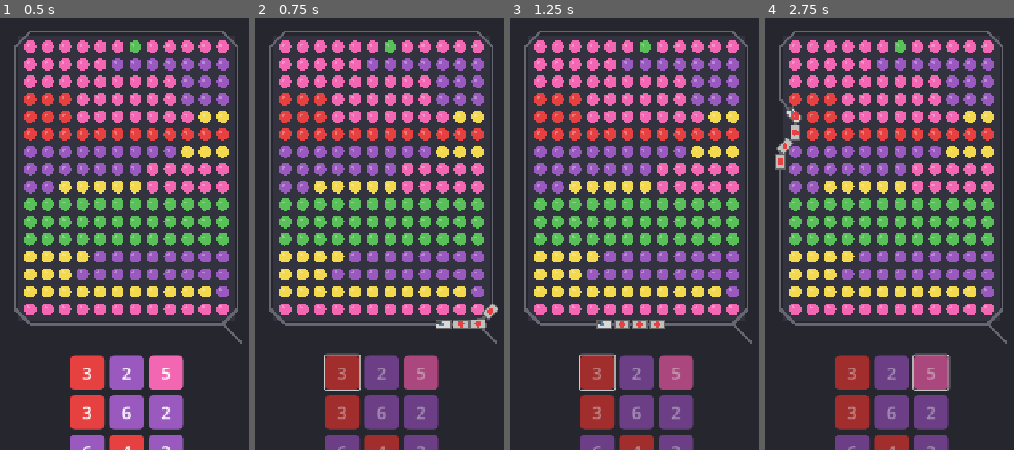
Above: before the commit, frames 1-4 (left to right).
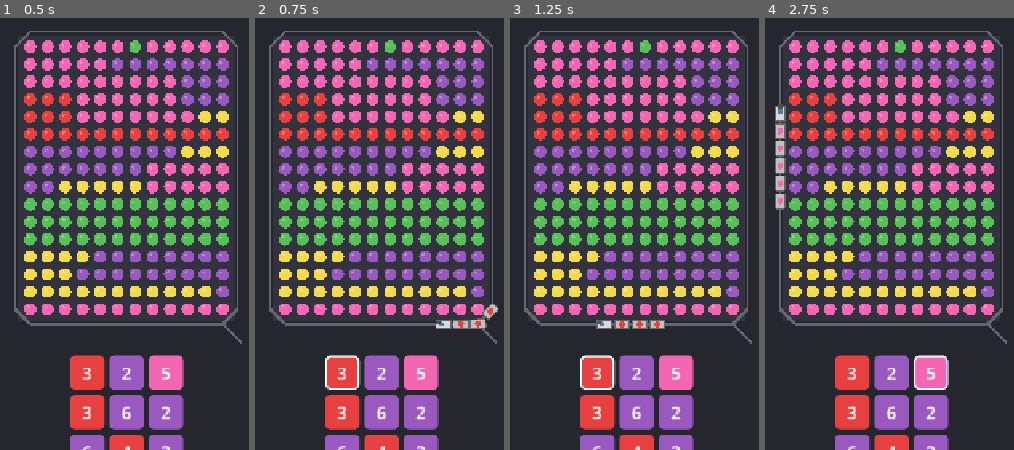
Above: after the commit, the same moments.

Repository: AeronPark/train-sort-jam
Game: Godot game, scene res://scenes/main.tscn
Two runs of this game, one before a commit and one after it. Both use one fixed random seed, a clock stepped at 60 frames per second and the inputs below.
Inputs (mouse positions are in pixels of both pictures, inside the frame that each line leads up to):
- Up to frame 1 (0.5 s): no input
- Up to frame 2 (0.75 s): click "3" at 0.5 s
- Up to frame 3 (1.25 s): no input
- Up to frame 4 (2.75 s): click (891, 372) at 1.25 s, where only the run after the commit has a clickable "2"; click (929, 372) at 2 s, where only the run after the commit has a clickable "5"

Frame 1 is identical in both runs. In frame 2, 8.3% of the frame differs, in the area x 27-74%, y 77-100%; in frame 3, 8.3%; in frame 4, 9.5%, in the area x 4-75%, y 18-100%.

Commit message:
Dynamic color switching: tap buttons mid-run to change train color
- Train keeps moving continuously
- Tap any button to switch colors while train is moving
- Previous button updates with collected count
- Active button highlighted with white border
- More action-oriented gameplay

Diff:
--- a/scripts/game_manager.gd
+++ b/scripts/game_manager.gd
@@ -205,31 +205,62 @@
 
 		btn.add_theme_font_size_override("font_size", 28)
 		btn.pressed.connect(_on_button_pressed.bind(i))
-		btn.disabled = train_active
+		btn.disabled = false  # Always enabled - can switch mid-run
+
+		# Highlight active button
+		if train_active and i == active_button_idx:
+			var active_style = style.duplicate()
+			active_style.border_width_left = 3
+			active_style.border_width_right = 3
+			active_style.border_width_top = 3
+			active_style.border_width_bottom = 3
+			active_style.border_color = Color.WHITE
+			btn.add_theme_stylebox_override("normal", active_style)
 
 		add_child(btn)
 		button_nodes.append(btn)
 
 func _on_button_pressed(idx: int) -> void:
-	if train_active or buttons[idx] == null:
+	if buttons[idx] == null:
 		return
 
 	var btn = buttons[idx]
-	active_button_idx = idx
-	train_color = btn.color
-	train_remaining = btn.count
-	train_collected = 0
-	train_position = 0.0
-	train_active = true
-	train_car_count = min(btn.count + 1, MAX_TRAIN_CARS)  # Engine + wagons for capacity
-
-	_update_button_states()
-	print("Train departing: %s x%d" % [train_color, train_remaining])
+
+	# If train already active, switch color mid-run
+	if train_active:
+		# First, update the previous button with remaining capacity
+		if active_button_idx >= 0 and active_button_idx != idx:
+			var prev_btn = buttons[active_button_idx]
+			if prev_btn:
+				prev_btn.count -= train_collected
+				if prev_btn.count <= 0:
+					buttons[active_button_idx] = _make_random_button()
+
+		# Switch to new color - keep train moving
+		active_button_idx = idx
+		train_color = btn.color
+		train_remaining = btn.count
+		train_collected = 0
+		train_car_count = min(btn.count + 1, MAX_TRAIN_CARS)
+		print("Switching to: %s x%d" % [train_color, train_remaining])
+	else:
+		# Start new train run
+		active_button_idx = idx
+		train_color = btn.color
+		train_remaining = btn.count
+		train_collected = 0
+		train_position = 0.0
+		train_active = true
+		train_car_count = min(btn.count + 1, MAX_TRAIN_CARS)
+		print("Train departing: %s x%d" % [train_color, train_remaining])
+
+	_create_button_ui()  # Refresh button states
 
 func _update_button_states() -> void:
+	# Buttons always enabled - can switch mid-run
 	for i in range(button_nodes.size()):
 		if button_nodes[i]:
-			button_nodes[i].disabled = train_active
+			button_nodes[i].disabled = false
 
 # ============ TRACK & TRAIN ============
 
@@ -379,17 +410,17 @@
 	_rebuild_track_path()
 
 func _complete_run() -> void:
-	train_active = false
+	# Update button for collected dots
+	if active_button_idx >= 0:
+		var btn = buttons[active_button_idx]
+		if btn:
+			btn.count -= train_collected
+			if btn.count <= 0:
+				buttons[active_button_idx] = _make_random_button()
+
+	# Keep train running continuously - reset position for next loop
 	train_position = 0.0
-
-	# Update button
-	var picked = train_collected
-	var btn = buttons[active_button_idx]
-	btn.count -= picked
-
-	if btn.count <= 0:
-		# Discard and deal new
-		buttons[active_button_idx] = _make_random_button()
+	train_collected = 0
 
 	# Recalculate bounds
 	_recalculate_bounds()
@@ -399,9 +430,15 @@
 
 	# Check win/lose
 	if _check_win():
+		train_active = false
 		print("YOU WIN!")
 	elif _check_lose():
+		train_active = false
 		print("GAME OVER!")
+	else:
+		# Update remaining from current button
+		if active_button_idx >= 0 and buttons[active_button_idx]:
+			train_remaining = buttons[active_button_idx].count
 
 func _recalculate_bounds() -> void:
 	var min_r = GRID_ROWS
